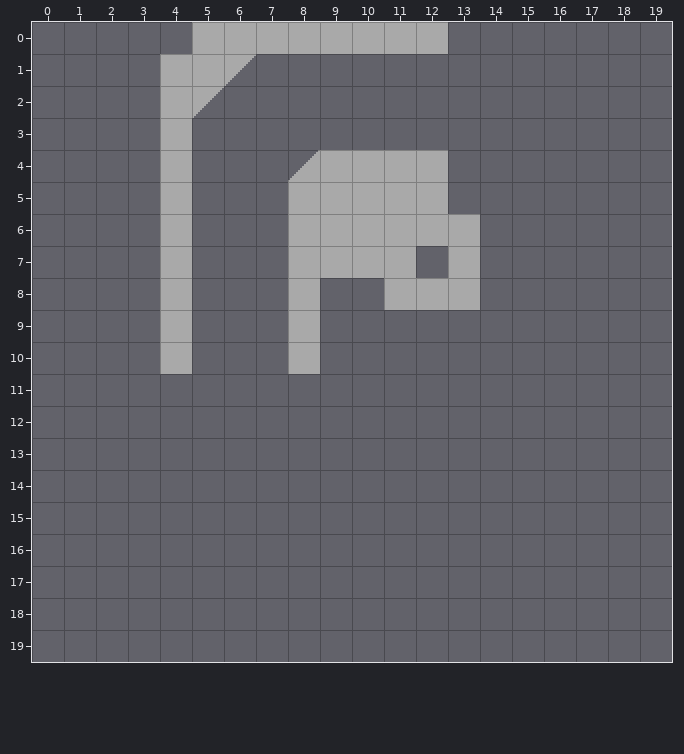
Two states of a Tiled map, SkyLab/maps/Simple.tmx. The picture above is the old version.
Cells are 16x16 px. Shown: x 0..19, y 0..19.
The result:
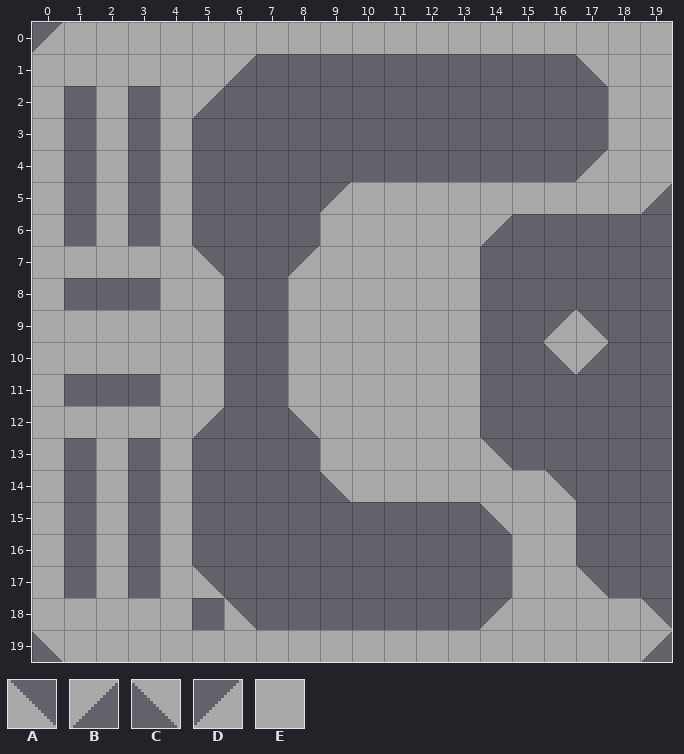
Key: from "Simple": A 0, B 1, C 2, D 3, E 4.
_ is an empty cell, . an unchanged one.
Diff:
--- layer "Tile Layer 1"
@@ x 0..19 @@
- 0 _____........_______
- 1 ____.............___
- 2 _._...............__
- 3 _._...............__
- 4 _._.....DEEEE....___
- 5 _._.....EE..._______
- 6 _._.....E....._.....
- 7 ____._..E..._.......
- 8 _...._...__.........
- 9 ____._..._____..__..
-10 ____._..._____..__..
-11 _...__..______......
-12 ______..______......
-13 _._._....______.....
-14 _._._....________...
-15 _._._.........___...
-16 _._._..........__...
-17 _._.__.........___..
-18 _____._.......______
-19 ____________________
+ 0 DEEEE........EEEEEEE
+ 1 EEEE.............CEE
+ 2 E.E...............EE
+ 3 E.E...............EE
+ 4 E.E....._____....DEE
+ 5 E.E....._D...EEEEEEB
+ 6 E.E....._.....B.....
+ 7 EEEE.A..D...E.......
+ 8 E....E...EE.........
+ 9 EEEE.E...EEEEE..DA..
+10 EEEE.E...EEEEE..CB..
+11 E...EE..EEEEEE......
+12 EEEEEB..CEEEEE......
+13 E.E.E....EEEEEA.....
+14 E.E.E....CEEEEEEA...
+15 E.E.E.........CEE...
+16 E.E.E..........EE...
+17 E.E.EA.........EEA..
+18 EEEEE.A.......DEEEEA
+19 CEEEEEEEEEEEEEEEEEEB
